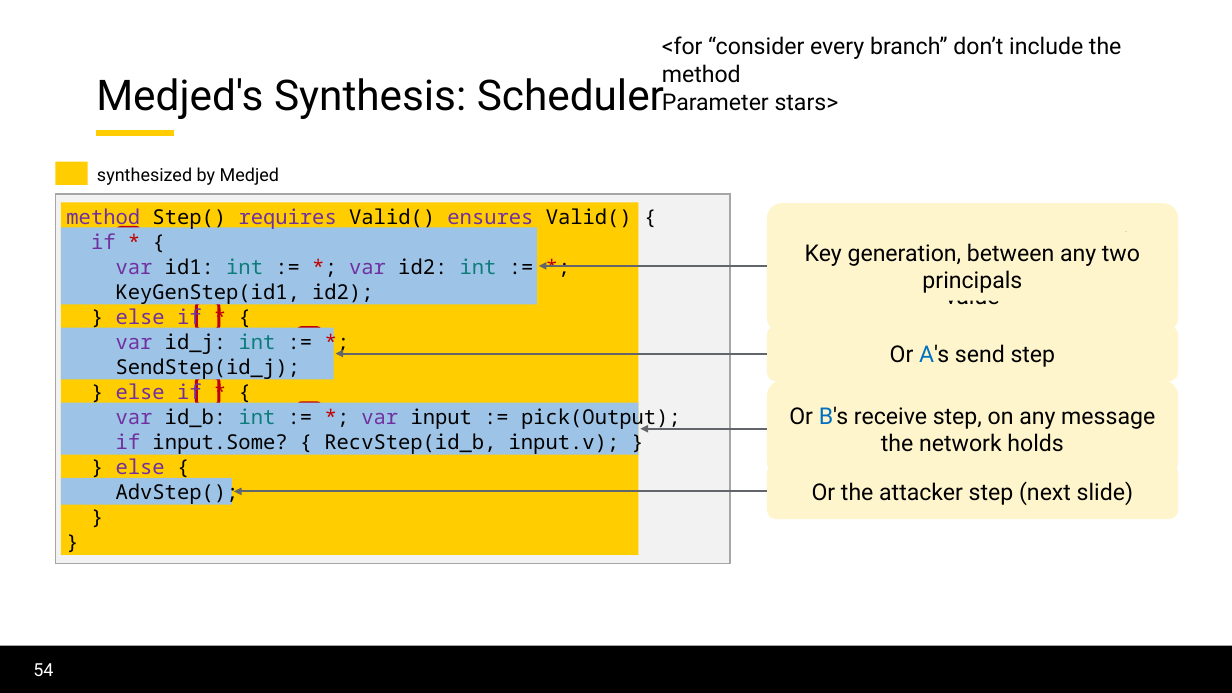
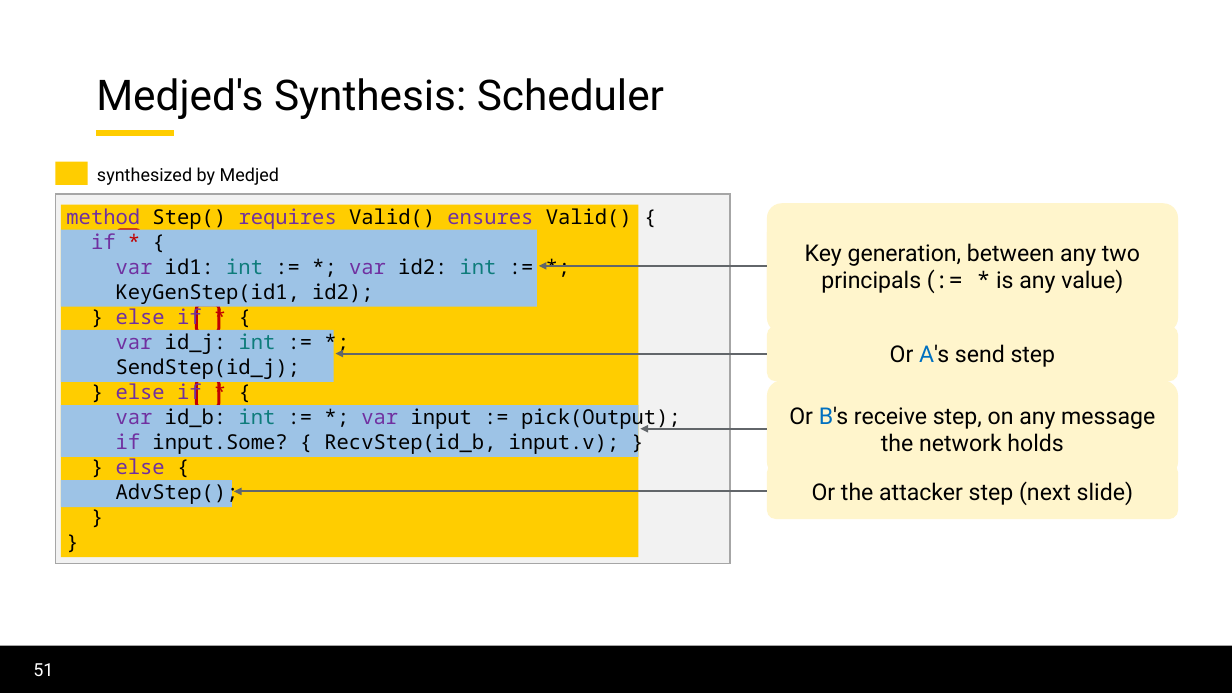
Before and after one commit to lorchrob/thesis_proposal_slides, a slide deck: slide 51 of slides.pptx (slide 54 before the commit). Drawn at 1232x693 pixels with LibreOffice and Linux fonts; fonts in the diff are those of the drawing; background and template pictures are left out. Boxes give left, top, right and bottom in pixels: in the first picture for what was removed or moved away, otherwise in the second. Text is boxed around its words. In the diff, an @@ line names an element or a change of style, - is before the commit and + after.

```diff
--- a/slides.pptx
+++ b/slides.pptx
@@ text removed at <box>662,36,1122,111</box> @@
-<for “consider every branch” don’t include the method
-Parameter stars>
@@ text at <box>116,258,681,430</box>: text colour #C00000 to #000000 in "*; *;", "*;", "*;" @@
@@ text in rounded rectangle at <box>795,243,1150,293</box>: text changed @@
-* is a nondeterministic choice: the verifier considers every branch and value
+if * is a nondeterministic choice: the verifier considers every branch
@@ text at <box>805,243,1140,293</box>: text changed @@
-Key generation, between any two principals
+Key generation, between any two principals (:= * is any value)
@@ rounded rectangle removed at <box>299,328,321,355</box> @@
@@ rounded rectangle removed at <box>299,403,321,430</box> @@
@@ page number at <box>33,663,53,676</box>: text changed @@
-54
+51
```
Also in this commit, not shown: 16 other slides changed.
